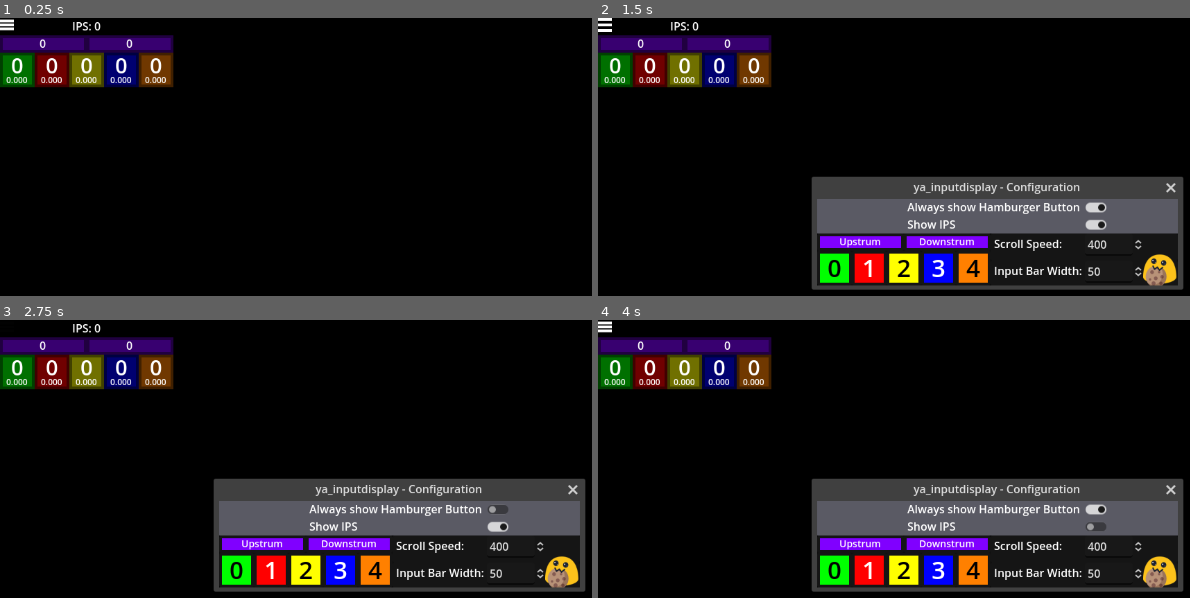
Above: before the commit, frames 1-4 (two rows, left to right).
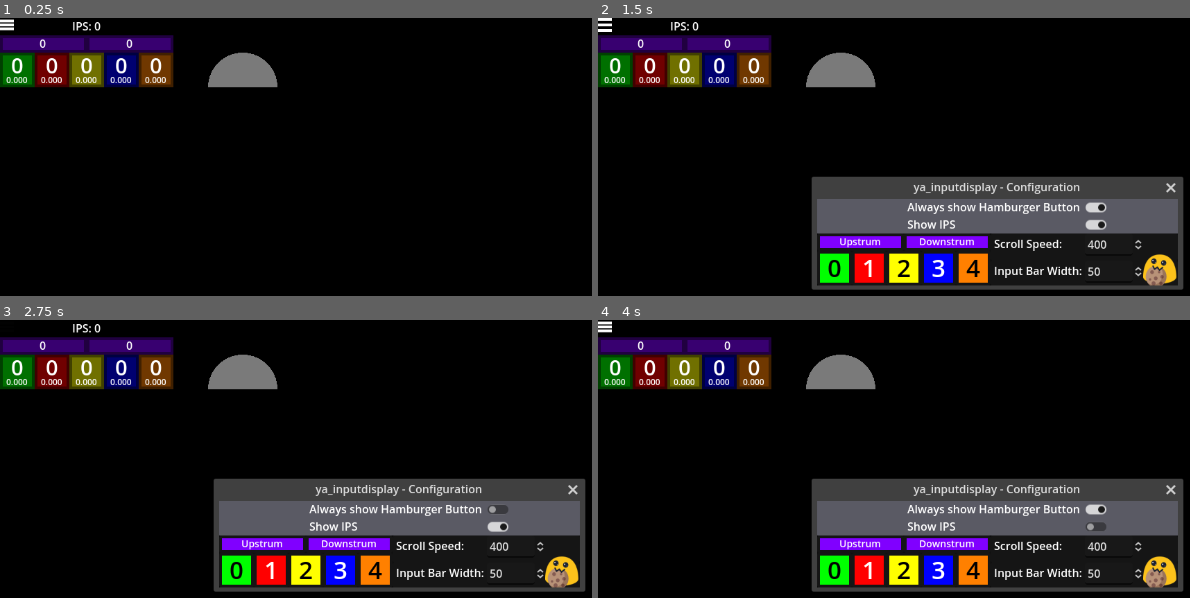
Above: after the commit, the same moments.

Repository: raphaelgoulart/ya_inputdisplay
Game: Godot game, scene res://Main.tscn
The game is run twice, just before and just after one commit, with the same random seed, the same clock (stepped at 60 frames per second) and the same inputs.
Inputs (mouse positions are in pixels of both pictures, inside the frame that each line leads up to):
- Up to frame 1 (0.25 s): no input
- Up to frame 2 (1.5 s): tap Enter at 0.5 s; move the mouse to (1172, 220) at 0.52 s; tap Backspace at 0.6 s; click (1172, 220) at 0.67 s; click (603, 23) at 1.25 s
- Up to frame 3 (2.75 s): click "Always show Hamburger Button" at 2 s
- Up to frame 4 (4 s): click "Show IPS" at 2.75 s; click "Always show Hamburger Button" at 3.5 s

The runs differ from the first frame. In frame 1, 1.2% of the frame differs, in the area x 35-47%, y 12-25%; in frame 2, 1.2%; in frame 3, 1.2%; in frame 4, 1.2%.

Commit message:
godot version bump and a very hacky direct (aka notepad) merge/edit to Main.tscn, along with initial (poc-like) whammy support

Diff:
--- /dev/null
+++ b/ButtonHamburger.gd
@@ -0,0 +1,42 @@
+extends TextureButton
+
+const config_interface_scene = preload ("res://ConfigInterface/ConfigInterface.tscn")
+
+var current_alpha: float
+var target_alpha: float = 1
+const anim_speed: float = 3 # higher value = faster fade in/out
+
+func _ready():
+	pressed.connect(Singleton.show_config_window)
+
+	if not ConfigHandler.current_config.always_show_hamburger:
+		target_alpha = 0
+	current_alpha = target_alpha
+	modulate.a = target_alpha
+
+	mouse_entered.connect(_on_mouse_entered)
+	mouse_exited.connect(_on_mouse_exited)
+
+func _process(delta):
+	anim_step(delta)
+
+func anim_step(delta):
+	# there is no need for checking if current_alpha is equal to target_alpha,
+	# because if they are, (target_alpha - current_alpha) * delta = 0 * delta = 0
+	# It is done anyways for clarity :3
+	if current_alpha != target_alpha:
+		current_alpha += (target_alpha - current_alpha) * delta * anim_speed
+		current_alpha = clampf(current_alpha, 0, 1) # could be combined into the previous line but it's more readable like this
+
+		# 2.2 is ease in, 0.2 is ease out.
+		# Using ease in if target alpha is 1 or vice versa feels very slow.
+		modulate.a = ease(current_alpha, 2.2 - target_alpha * 2)
+
+func change_to_alpha(new_alpha: float):
+	target_alpha = new_alpha
+
+func _on_mouse_entered():
+	change_to_alpha(1)
+func _on_mouse_exited():
+	if not ConfigHandler.current_config.always_show_hamburger:
+		change_to_alpha(0)
--- a/Main.tscn
+++ b/Main.tscn
@@ -8,6 +8,8 @@
 [ext_resource type="Texture2D" uid="uid://ds1xh0grlep6b" path="res://ButtonHamburgerIcons/Hover.png" id="7_gqgvc"]
 [ext_resource type="BitMap" uid="uid://cnj1o7mv0758k" path="res://ButtonHamburgerIcons/Click_mask.bmp" id="8_5hayx"]
 [ext_resource type="Script" path="res://HideableUI.gd" id="8_dtghk"]
+[ext_resource type="Script" path="res://WhammyBar/WhammyDisk.gd" id="10_656gj"]
+[ext_resource type="Texture2D" uid="uid://c3tyumikla7kt" path="res://WhammyBar/whammy_circle_editor_preview.png" id="10_h8nwi"]
 
 [node name="Node2D" type="Node2D"]
 
@@ -83,3 +85,48 @@
 stretch_mode = 0
 script = ExtResource("8_dtghk")
 metadata/show_on_hover = true
+
+[node name="WhammyDisk" type="Control" parent="."]
+layout_mode = 3
+anchors_preset = 0
+offset_left = 300.0
+offset_top = 50.0
+offset_right = 400.0
+offset_bottom = 150.0
+pivot_offset = Vector2(50, 50)
+mouse_filter = 1
+script = ExtResource("10_656gj")
+
+[node name="EditorPreview" type="TextureRect" parent="WhammyDisk"]
+visible = false
+layout_mode = 1
+anchors_preset = 15
+anchor_right = 1.0
+anchor_bottom = 1.0
+grow_horizontal = 2
+grow_vertical = 2
+mouse_filter = 2
+texture = ExtResource("10_h8nwi")
+expand_mode = 1
+stretch_mode = 5
+
+[node name="Area2D" type="Area2D" parent="WhammyDisk"]
+
+[node name="Collision" type="CollisionPolygon2D" parent="WhammyDisk/Area2D"]
+editor_description = "Note: The warning about the Empty collision can be ignored. The collision is assigned upon program start."
+
+[node name="Background" type="Polygon2D" parent="WhammyDisk/Area2D"]
+z_index = -1
+color = Color(0.800491, 0.800491, 0.800491, 0.8)
+antialiased = true
+
+[node name="Label" type="Label" parent="WhammyDisk"]
+layout_mode = 0
+offset_right = 40.0
+offset_bottom = 23.0
+
+[node name="Label2" type="Label" parent="WhammyDisk"]
+layout_mode = 0
+offset_top = -37.0
+offset_right = 40.0
+offset_bottom = -14.0
--- /dev/null
+++ b/WhammyBar/WhammyCirclePreview.gd
@@ -0,0 +1,7 @@
+extends TextureRect
+
+func _ready():
+	if not OS.has_feature("editor"):
+		# The full preview circle is only for editing the layout in the editor,
+		# So it is hidden if the program is not run through the editor.
+		hide()
--- /dev/null
+++ b/WhammyBar/WhammyDisk.gd
@@ -0,0 +1,102 @@
+extends Control
+
+var center_pos: Vector2
+
+const start_angle: int = 90
+const max_relative_angle: int = 180
+const arc_radius = 50
+const direction = COUNTERCLOCKWISE
+var current_angle: int = start_angle
+var input_range = {"min": (-1), "max": 1}
+var previous_points_arc
+var background: Polygon2D
+var collision: CollisionPolygon2D
+
+func _ready():
+	get_node("Area2D").mouse_entered.connect(_on_mouse_enter)
+	get_node("Area2D").mouse_exited.connect(_on_mouse_exit)
+	setup_draw_stuff()
+
+func setup_draw_stuff():
+	collision = get_node("Area2D/Collision")
+	background = get_node("Area2D/Background")
+
+	center_pos = Vector2(arc_radius, arc_radius)
+	var points_arc = make_circle_arg_poly_points(center_pos, arc_radius, start_angle, start_angle - max_relative_angle)
+
+	collision.set_polygon(points_arc)
+	background.set_polygon(points_arc)
+
+const regular_alpha = 0.6
+const regular_background_alpha = 0.8
+func _draw():
+	var new_alpha = regular_alpha
+	var new_bg_alpha = regular_alpha
+	if mapping:
+		new_alpha = 0.8
+		new_bg_alpha = 1
+	draw_circle_arc_poly(center_pos, arc_radius, start_angle, current_angle, Color(1, 0, 1, new_alpha))
+	background.color.a = new_bg_alpha
+var axis_binding = -1
+var device_binding = -2
+
+# yes, some of this is copied from inputbtn
+var insideArea = false
+var mapping = false
+var pressed = false
+func _on_mouse_enter():
+	insideArea = true
+	#print("enter")
+
+func _on_mouse_exit():
+	insideArea = false
+	#print("exit")
+
+func set_mapping(value: bool):
+	mapping = value
+	queue_redraw()
+
+func _input(ev):
+	if ev is InputEventMouseButton and ev.pressed and ev.button_index == MOUSE_BUTTON_LEFT and insideArea:
+		set_mapping(not mapping)
+	if ev is InputEventJoypadMotion:
+		var result = Singleton.process_axis_input(ev.device, ev.axis, ev.axis_value)
+		if axis_binding == (-1) and device_binding == (-2):
+			if result["pressed"]:
+				axis_binding = ev.axis
+				device_binding = ev.device
+				print("using device " + str(device_binding) + " axis " + str(axis_binding))
+
+		if mapping:
+			if not pressed and result["pressed"]:
+				device_binding = ev.device
+				axis_binding = ev.axis
+				pressed = true
+			elif pressed and not result["pressed"]:
+				pressed = false
+				set_mapping(false)
+
+		elif ev.axis == axis_binding and ev.device == device_binding:
+			var input_range_size = input_range["max"] - input_range["min"]
+			var axis_value_from_zero = ev.axis_value - input_range["min"]
+			var fraction = axis_value_from_zero / input_range_size
+			current_angle = start_angle - fraction * max_relative_angle
+			queue_redraw()
+
+# base for this is from https://docs.godotengine.org/en/4.0/tutorials/2d/custom_drawing_in_2d.html#arc-polygon-function
+# i have little idea of why these work mathmatically
+func draw_circle_arc_poly(center, radius, angle_from, angle_to, color):
+	var points_arc = make_circle_arg_poly_points(center, radius, angle_from, angle_to)
+	previous_points_arc = points_arc
+	var colors = PackedColorArray([color])
+	draw_polygon(points_arc, colors)
+
+func make_circle_arg_poly_points(center, radius, angle_from, angle_to):
+	var nb_points = 64
+	var points_arc = PackedVector2Array()
+	points_arc.push_back(center)
+
+	for i in range(nb_points + 1):
+		var angle_point = deg_to_rad(angle_from + i * (angle_to - angle_from) / nb_points - 90)
+		points_arc.push_back(center + Vector2(cos(angle_point), sin(angle_point)) * radius)
+	return points_arc
--- a/project.godot
+++ b/project.godot
@@ -12,7 +12,7 @@
 
 config/name="ya_inputdisplay"
 run/main_scene="res://Main.tscn"
-config/features=PackedStringArray("4.2", "GL Compatibility")
+config/features=PackedStringArray("4.3", "GL Compatibility")
 run/max_fps=1000
 config/icon="res://Icon.svg"
 
Not shown: 1 places in Main.tscn that only renumber resources
Binary file added: WhammyBar/whammy_circle_editor_preview.png
Not shown, added: WhammyBar/whammy_circle_editor_preview.png.import
